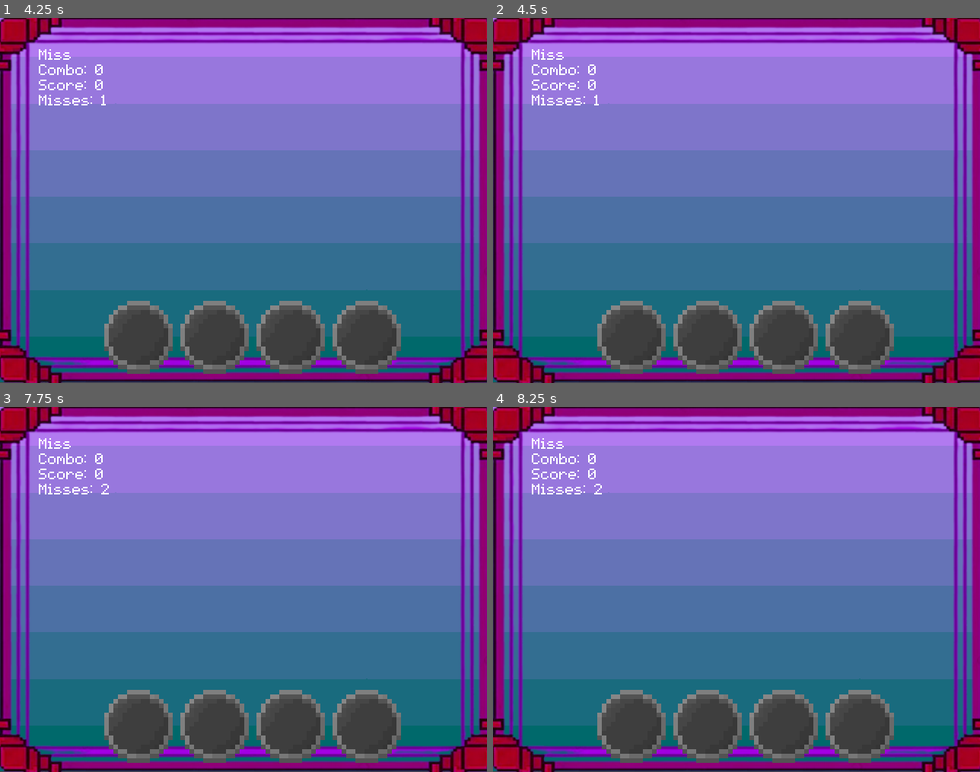
Above: before the commit, frames 1-4 (two rows, left to right).
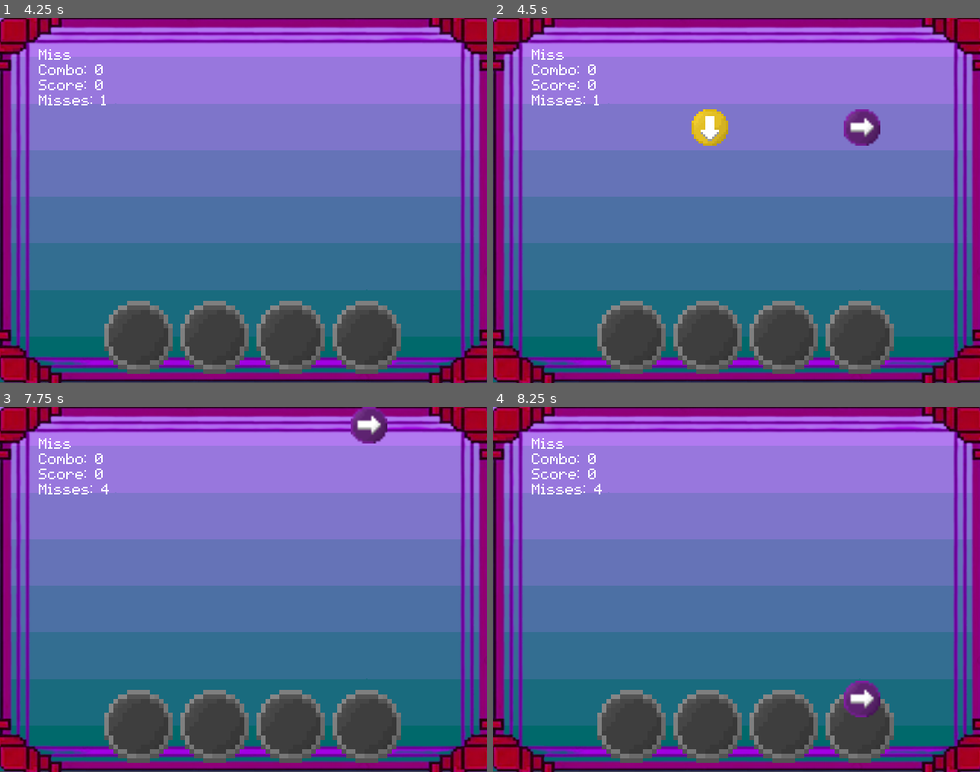
Above: after the commit, the same moments.

Repository: AngeliteApril/Haven-Rhythm-Game
Game: Godot game, scene res://scenes/main2.tscn
Same seed, same stepped clock (60 frames per second), same inputs: the game is played once before the commit and once after it. This scene is started directly instead of the project's main scene.
Inputs:
- Up to frame 1 (4.25 s): tap Enter (ui_enter) at 0.5, 1.35, 2, 2.85 s; hold Right (ui_right) 0.53-1.28 s; hold Enter (ui_enter) 0.53-1.28 s; tap Space at 1.25, 2.75 s; hold Down (ui_down) 1.28-2.03 s; hold Right (ui_right) 2.03-2.78 s; hold Enter (ui_enter) 2.03-2.78 s; hold Q (ui_test_up) 2.78-3.53 s; hold Left (ui_left) from 3.53 s (still down); hold Enter (ui_enter) from 3.53 s (still down)
- Up to frame 2 (4.5 s): keep holding Left (ui_left); release Enter (ui_enter) at 4.28 s; tap Enter (ui_enter) at 4.35 s
- Up to frame 3 (7.75 s): release Left (ui_left) at 5.03 s; hold Down (ui_down) 5.03-5.78 s; hold Enter (ui_enter) 5.03-5.78 s; tap Space at 5.75 s; hold Right (ui_right) 5.78-6.53 s; tap Enter (ui_enter) at 5.85, 7.35 s; hold Q (ui_test_up) 6.53-7.28 s; hold Enter (ui_enter) 6.53-7.28 s; hold Right (ui_right) from 7.28 s (still down)
- Up to frame 4 (8.25 s): release Right (ui_right) at 8.03 s; hold Down (ui_down) from 8.03 s (still down); hold Enter (ui_enter) from 8.03 s (still down)

Frame 1 is identical in both runs. In frame 2, 1.2% of the frame differs, in the area x 40-80%, y 25-35%; in frame 3, 0.6%; in frame 4, 0.7%.

Commit message:
worked

Diff:
--- a/scenes/GameHandler1.gd
+++ b/scenes/GameHandler1.gd
@@ -25,73 +25,79 @@
 
 
 func _ready() -> void:
-    animPLayer.animation_finished.connect(_onGameEnd)
-    miss_zone.area_entered.connect(_on_miss_zone_area_entered)
+	animPLayer.animation_finished.connect(_onGameEnd)
+	miss_zone.area_entered.connect(_on_miss_zone_area_entered)
 
-    # Start song animation
-    animPLayer.play("Song 2")
+	# Start song animation
+	animPLayer.play("song 1")
 
 
 func _input(event: InputEvent) -> void:
-    if event.is_action_pressed("ui_down"):
-        down = true
-    elif event.is_action_released("ui_down"):
-        down = false
+	if event.is_action_pressed("ui_down"):
+		down = true
+	elif event.is_action_released("ui_down"):
+		down = false
 
-    if event.is_action_pressed("ui_up"):
-        up = true
-    elif event.is_action_released("ui_up"):
-        up = false
+	if event.is_action_pressed("ui_up"):
+		up = true
+	elif event.is_action_released("ui_up"):
+		up = false
 
-    if event.is_action_pressed("ui_left"):
-        left = true
-    elif event.is_action_released("ui_left"):
-        left = false
+	if event.is_action_pressed("ui_left"):
+		left = true
+	elif event.is_action_released("ui_left"):
+		left = false
 
-    if event.is_action_pressed("ui_right"):
-        right = true
-    elif event.is_action_released("ui_right"):
-        right = false
+	if event.is_action_pressed("ui_right"):
+		right = true
+	elif event.is_action_released("ui_right"):
+		right = false
 
-    if event.is_action_pressed("ui_test_up"):
-        arrow_generator_up.make_arrow()
+	if event.is_action_pressed("ui_test_up"):
+		arrow_generator_up.make_arrow()
 
-    if event.is_action_pressed("ui_test_down"):
-        arrow_generator.make_arrow()
+	if event.is_action_pressed("ui_test_down"):
+		arrow_generator.make_arrow()
 
 
 func _process(_delta: float) -> void:
-    for x in area_2d.get_overlapping_areas():
-        if down and x.name.contains("Down"):
-            down_target.animation_player.play("Hit")
-            hit.emit()
-            x.queue_free()
-            down = false
+	for x in area_2d.get_overlapping_areas():
+		if down and x.name.contains("Down"):
+			down_target.animation_player.play("Hit")
+			hit.emit()
+			x.queue_free()
+			down = false
 
-        if up and x.name.contains("Up"):
-            up_target.animation_player.play("Hit")
-            hit.emit()
-            x.queue_free()
-            up = false
+		if up and x.name.contains("Up"):
+			up_target.animation_player.play("Hit")
+			hit.emit()
+			x.queue_free()
+			up = false
 
-        if left and x.name.contains("Left"):
-            left_target.animation_player.play("Hit")
-            hit.emit()
-            x.queue_free()
-            left = false
+		if left and x.name.contains("Left"):
+			left_target.animation_player.play("Hit")
+			hit.emit()
+			x.queue_free()
+			left = false
 
-        if right and x.name.contains("Right"):
-            right_target.animation_player.play("Hit")
-            hit.emit()
-            x.queue_free()
-            right = false
+		if right and x.name.contains("Right"):
+			right_target.animation_player.play("Hit")
+			hit.emit()
+			x.queue_free()
+			right = false
 
 
 func _onGameEnd(anim_name: StringName) -> void:
-    if anim_name == "Song 2":
-        print("This Game Has Ended!")
+	if anim_name == "song 1":
+		var score = playerScoreAcess._returnscores()
+		var scores = DataHandler.get_data("scores")
+		scores.append(score)
+		DataHandler.set_data("scores", scores)
+		DataHandler.save()
+		get_tree().change_scene_to_file("res://scenes/optionsmenu.tscn")
+		print("This Game Has Ended!")
 
 
 func _on_miss_zone_area_entered(area: Area2D) -> void:
-    miss.emit()
-    area.queue_free()
+	miss.emit()
+	area.queue_free()
--- /dev/null
+++ b/scenes/RandomMessage.gd
@@ -0,0 +1,13 @@
+extends Label
+
+var messages = [
+    "You gotta Get Back Up!",
+    "Bounce right back knuckle head",
+    "Cmon man we gotta get goin",
+    "Dude whats wrong man lets get back into it",
+    "Its fine u failed but we can do this",
+]
+
+func _ready() -> void:
+    randomize()
+    text = messages.pick_random()
--- /dev/null
+++ b/scenes/endscreen.tscn
@@ -0,0 +1,105 @@
+[gd_scene format=3 uid="uid://dldr0g3kuccux"]
+
+[ext_resource type="Script" uid="uid://coqcvirk6oidk" path="res://scripts/PlayListener.gd" id="1_cuen1"]
+[ext_resource type="FontFile" uid="uid://c7fpg76otd1gx" path="res://assets/pixelmix.ttf" id="2_5j82o"]
+[ext_resource type="Script" uid="uid://bsnn1a1dac0du" path="res://scenes/RandomMessage.gd" id="3_5j82o"]
+
+[sub_resource type="StyleBoxFlat" id="StyleBoxFlat_ucufk"]
+bg_color = Color(0, 0, 0, 1)
+
+[sub_resource type="Animation" id="Animation_8r3iy"]
+resource_name = "Enter"
+length = 1.75
+tracks/0/type = "value"
+tracks/0/imported = false
+tracks/0/enabled = true
+tracks/0/path = NodePath("Panel/EndMessage:text")
+tracks/0/interp = 1
+tracks/0/loop_wrap = true
+tracks/0/keys = {
+"times": PackedFloat32Array(0, 1.3333334, 1.75),
+"transitions": PackedFloat32Array(1, 1, 1),
+"update": 1,
+"values": ["Press Enter to Continue...", "", "Press Enter to Continue.."]
+}
+
+[sub_resource type="Animation" id="Animation_bofkp"]
+length = 0.001
+tracks/0/type = "value"
+tracks/0/imported = false
+tracks/0/enabled = true
+tracks/0/path = NodePath("Panel/EndMessage:text")
+tracks/0/interp = 1
+tracks/0/loop_wrap = true
+tracks/0/keys = {
+"times": PackedFloat32Array(0),
+"transitions": PackedFloat32Array(1),
+"update": 1,
+"values": ["Press Enter to Continue..."]
+}
+
+[sub_resource type="AnimationLibrary" id="AnimationLibrary_bq38n"]
+_data = {
+&"Enter": SubResource("Animation_8r3iy"),
+&"RESET": SubResource("Animation_bofkp")
+}
+
+[node name="EndListner" type="Control" unique_id=1072254015]
+layout_mode = 3
+anchors_preset = 15
+anchor_right = 1.0
+anchor_bottom = 1.0
+offset_left = 2.155
+offset_right = 2.1550293
+grow_horizontal = 2
+grow_vertical = 2
+script = ExtResource("1_cuen1")
+
+[node name="Panel" type="Panel" parent="." unique_id=328259742]
+layout_mode = 0
+offset_right = 649.0
+offset_bottom = 486.0
+theme_override_styles/panel = SubResource("StyleBoxFlat_ucufk")
+
+[node name="EndMessage" type="Label" parent="Panel" unique_id=339761674]
+layout_mode = 1
+anchors_preset = 8
+anchor_left = 0.5
+anchor_top = 0.5
+anchor_right = 0.5
+anchor_bottom = 0.5
+offset_left = -98.0
+offset_top = -11.5
+offset_right = 98.0
+offset_bottom = 11.5
+grow_horizontal = 2
+grow_vertical = 2
+size_flags_horizontal = 4
+size_flags_vertical = 8
+theme_override_colors/font_color = Color(1, 1, 1, 1)
+theme_override_fonts/font = ExtResource("2_5j82o")
+text = "Press Enter to Continue..."
+script = ExtResource("3_5j82o")
+
+[node name="EnterLabel2" type="Label" parent="Panel" unique_id=743803298]
+layout_mode = 1
+anchors_preset = 8
+anchor_left = 0.5
+anchor_top = 0.5
+anchor_right = 0.5
+anchor_bottom = 0.5
+offset_left = -142.0
+offset_top = 27.0
+offset_right = 142.0
+offset_bottom = 50.0
+grow_horizontal = 2
+grow_vertical = 2
+size_flags_horizontal = 4
+size_flags_vertical = 8
+theme_override_colors/font_color = Color(1, 1, 1, 1)
+theme_override_fonts/font = ExtResource("2_5j82o")
+text = "End Message.."
+script = ExtResource("3_5j82o")
+
+[node name="AnimationPlayer" type="AnimationPlayer" parent="." unique_id=453730799]
+libraries/ = SubResource("AnimationLibrary_bq38n")
--- a/scenes/main2.tscn
+++ b/scenes/main2.tscn
@@ -1840,7 +1840,6 @@
 
 [node name="GamePlayer" type="AnimationPlayer" parent="." unique_id=1435726750]
 libraries/ = SubResource("AnimationLibrary_5vw27")
-autoplay = &"song 1"
 
 [node name="CanvasLayer" type="CanvasLayer" parent="." unique_id=1775283826]
 
--- a/scenes/main3.tscn
+++ b/scenes/main3.tscn
@@ -1840,7 +1840,6 @@
 
 [node name="GamePlayer" type="AnimationPlayer" parent="." unique_id=1435726750]
 libraries/ = SubResource("AnimationLibrary_5vw27")
-autoplay = &"Song 2"
 
 [node name="CanvasLayer" type="CanvasLayer" parent="." unique_id=1775283826]
 
--- a/scenes/tutorial.tscn
+++ /dev/null
@@ -1,19 +0,0 @@
-[gd_scene format=3 uid="uid://iiktieynjdsb"]
-
-[sub_resource type="StyleBoxFlat" id="StyleBoxFlat_ucufk"]
-bg_color = Color(11.708403, 11.708403, 11.708403, 1)
-
-[node name="Tutorial" type="Control" unique_id=1072254015]
-layout_mode = 3
-anchors_preset = 15
-anchor_right = 1.0
-anchor_bottom = 1.0
-grow_horizontal = 2
-grow_vertical = 2
-
-[node name="TutorialContainer" type="Panel" parent="." unique_id=328259742]
-layout_mode = 0
-offset_right = 665.0
-offset_bottom = 480.0
-scale = Vector2(0.95588857, 0.9989226)
-theme_override_styles/panel = SubResource("StyleBoxFlat_ucufk")
--- a/scripts/DataHandler.gd
+++ b/scripts/DataHandler.gd
@@ -4,7 +4,7 @@
 
 
 var playerdata = {
-	"score": 0,
+	"scores": [],
 	"gamesplayed": 0,
 	"high_score": {
 		"value": 0
--- a/scripts/PlayListener.gd
+++ b/scripts/PlayListener.gd
@@ -11,14 +11,8 @@
 
 func _input(event: InputEvent) -> void:
 	if event.is_action_pressed("ui_enter"):
-		var sessiosntatus = DataHandler.get_data("firstsession")
-		if !sessiosntatus:
-			DataHandler.set_data("firstsession", true)
-			DataHandler.save()
-			get_tree().change_scene_to_file("res://scenes/optionsmenu.tscn")
-		else:
-			print("Not First Session")
-			get_tree().change_scene_to_file("res://scenes/mainmenu.tscn")
+		get_tree().change_scene_to_file("res://scenes/mainmenu.tscn")
+
 
 func _process(delta: float) -> void:
 	animation_player.play("Enter")
Not shown, added: scenes/RandomMessage.gd.uid
